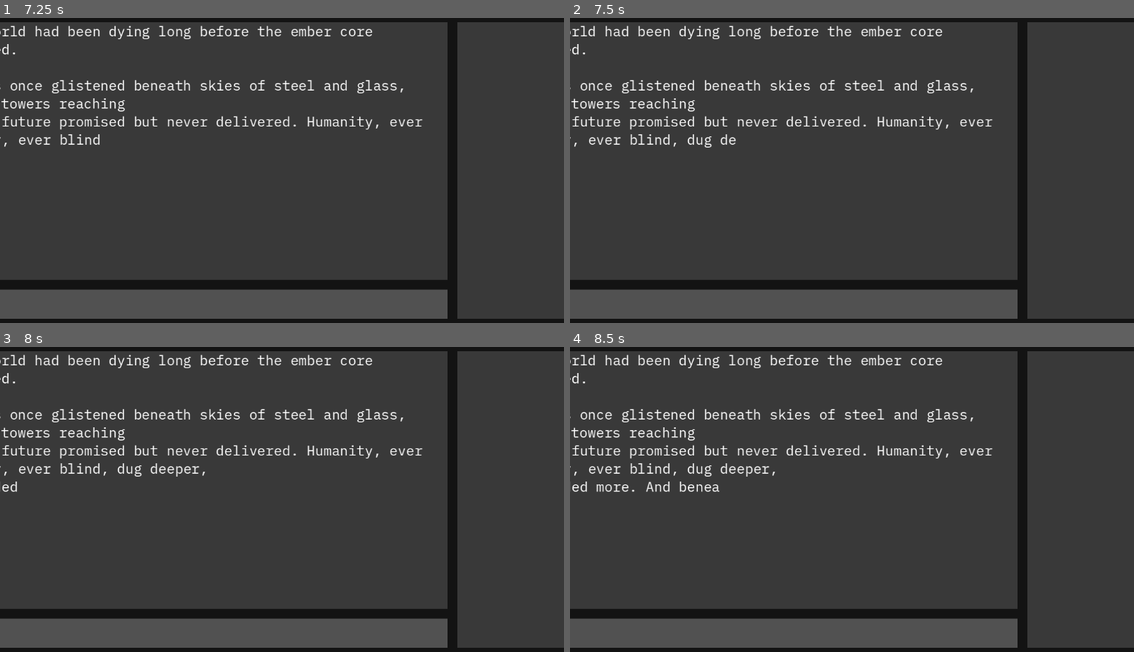
Above: before the commit, frames 1-4 (two rows, left to right).
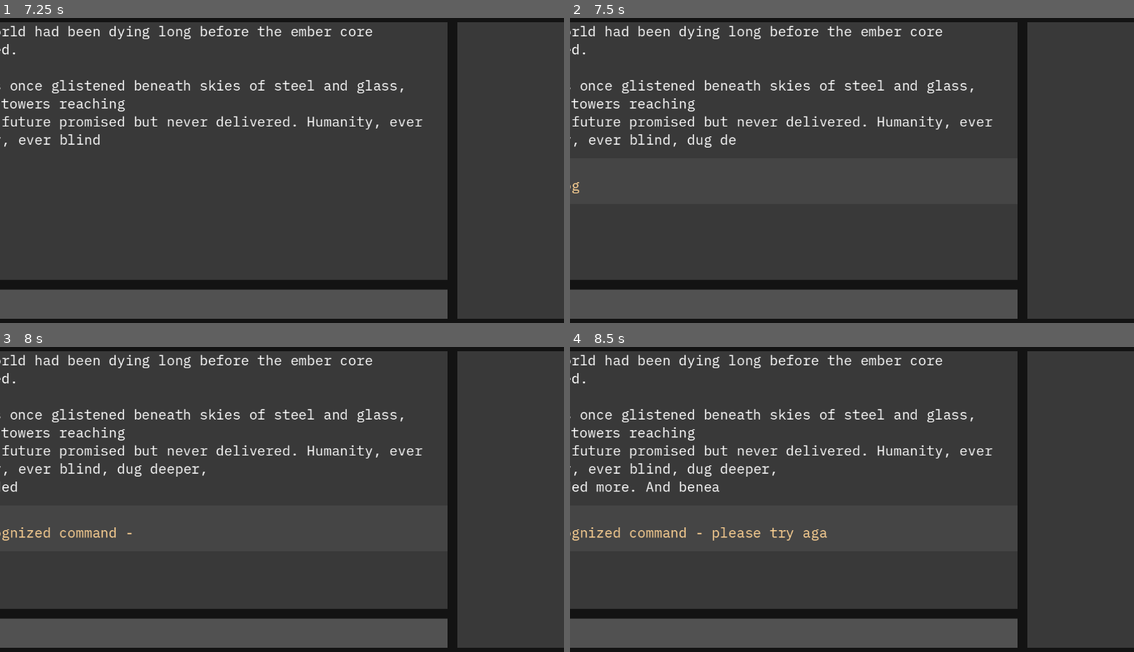
Above: after the commit, the same moments.

Repository: Gordope/CoT
Game: Godot game, scene res://control_(root).tscn
Two runs of this game, one before a commit and one after it. Both use one fixed random seed, a clock stepped at 60 frames per second and the inputs below.
Inputs (mouse positions are in pixels of both pictures, inside the frame that each line leads up to):
- Up to frame 1 (7.25 s): click (214, 304) at 0.52 s; type "12" at 0.6 s
- Up to frame 2 (7.5 s): tap Enter at 7.25 s
- Up to frame 3 (8 s): no input
- Up to frame 4 (8.5 s): no input

Frame 1 is identical in both runs. In frame 2, less than 0.1% of the frame differs, in the area x 0-2%, y 53-58%; in frame 3, 0.3%; in frame 4, 0.6%, in the area x 0-46%, y 59-64%.
Error before the commit: Parse Error: Could not parse global class "GameArea" from "res://rooms/room.gd". (res://command_processor.gd:184)

Commit message:
option introduction

Diff:
--- a/control_(root).gd
+++ b/control_(root).gd
@@ -8,7 +8,6 @@
 @onready var command_processor = $CommandProcessor
 @onready var room_manager = $RoomManager
 @onready var player = $Player
-@onready var all_stats := []
 
 func _ready() -> void:
 	game_info.button_pressed_signal.connect(started_journey)
@@ -24,7 +23,6 @@
 
 
 func stats_selected(all_stats: Array):
-	self.all_stats = all_stats
 	Stats.get_stats(all_stats)
 
 	game_info.history_rows.get_child(0).queue_free()
--- a/rooms/room.gd
+++ b/rooms/room.gd
@@ -5,9 +5,22 @@
 @export var room_name = "Room Name":set = set_room_name
 @export_multiline var room_description = "This is the description of the room":set = set_room_description
 
-@export_multiline var option1 = ""
-@export_multiline var option2 = ""
-@export_multiline var option3 = ""
+var option1_name = ""
+var option1_result_p = ""
+var option1_result_n = ""
+var option1_req_stat = ""
+
+var option2_name = ""
+var option2_result_p = ""
+var option2_result_n = ""
+var option2_req_stat = ""
+
+
+var option3_name = ""
+var option3_result_p = ""
+var option3_result_n = ""
+var option3_req_stat = ""
+
 
 var exits: Dictionary = {}
 var npcs = []
@@ -121,14 +134,48 @@
 				printerr("Tried to connect invalid direction %s", direction)
 	return exit
 
+func create_option1(option_label, positive_result, negative_result, required_stat):
+	option1_name = option_label
+	option1_result_p = positive_result
+	option1_result_n = negative_result
+	option1_req_stat = required_stat
 
-func option1():
-	pass
+func create_option2(option_label, positive_result, negative_result, required_stat):
+	option2_name = option_label
+	option2_result_p = positive_result
+	option2_result_n = negative_result
+	option2_req_stat = required_stat
 
+func create_option3(option_label, positive_result, negative_result, required_stat):
+	option3_name = option_label
+	option3_result_p = positive_result
+	option3_result_n = negative_result
+	option3_req_stat = required_stat
+
+func option1(number):
+	var stat_value = option1_req_stat.split(",", false)
+	var stat = stat_value[0]
+	var value = int(stat_value[1])
+	if Stats.stat >= value:
+		return option1_result_p
+	else:
+		return option1_result_n
 
 func option2():
-	pass
+	var stat_value = option2_req_stat.split(",", false)
+	var stat = stat_value[0]
+	var value = int(stat_value[1])
+	if Stats.stat >= value:
+		return option2_result_p
+	else:
+		return option2_result_n
 
 
 func option3():
-	pass
+	var stat_value = option3_req_stat.split(",", false)
+	var stat = stat_value[0]
+	var value = int(stat_value[1])
+	if Stats.stat >= value:
+		return option3_result_p
+	else:
+		return option3_result_n
